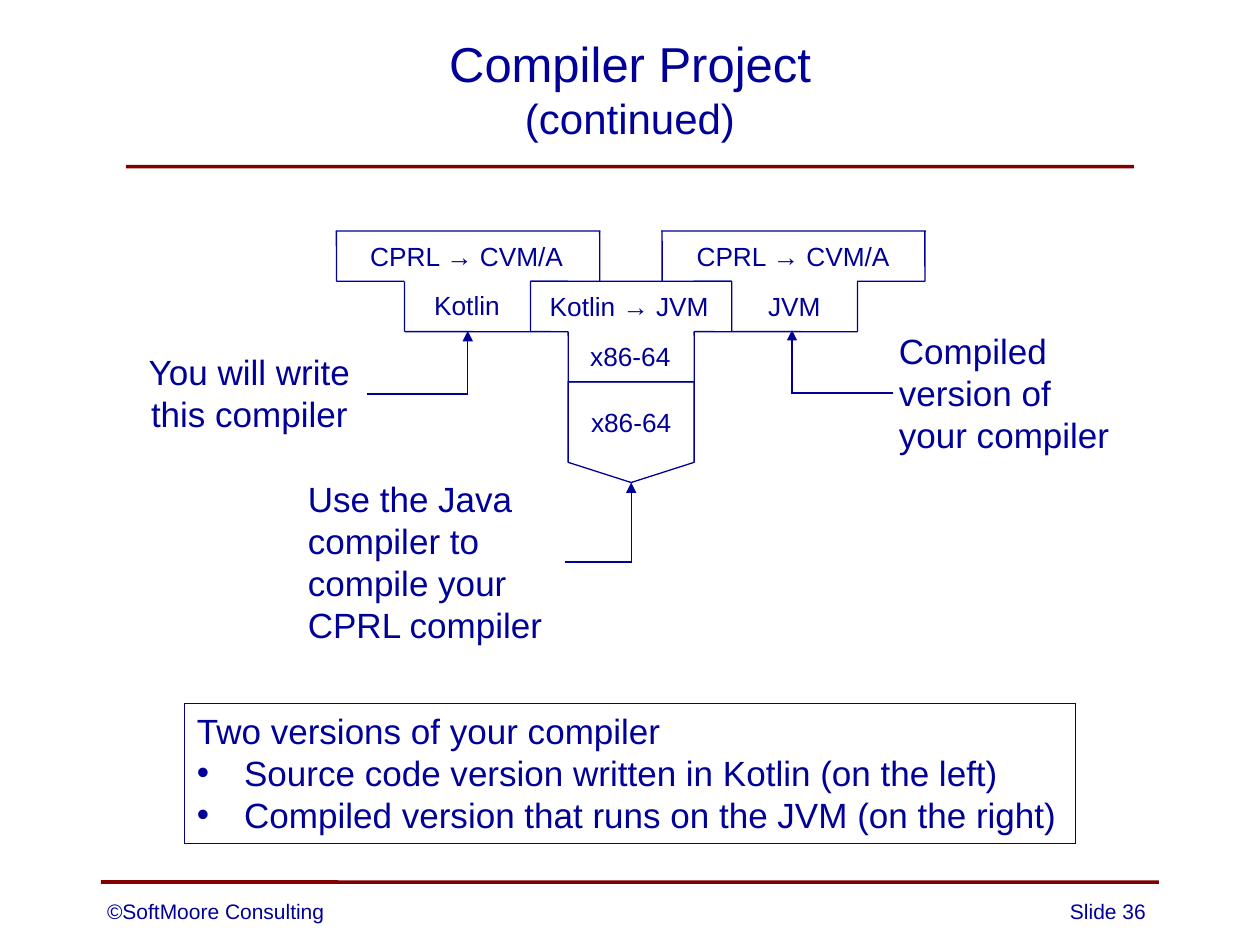
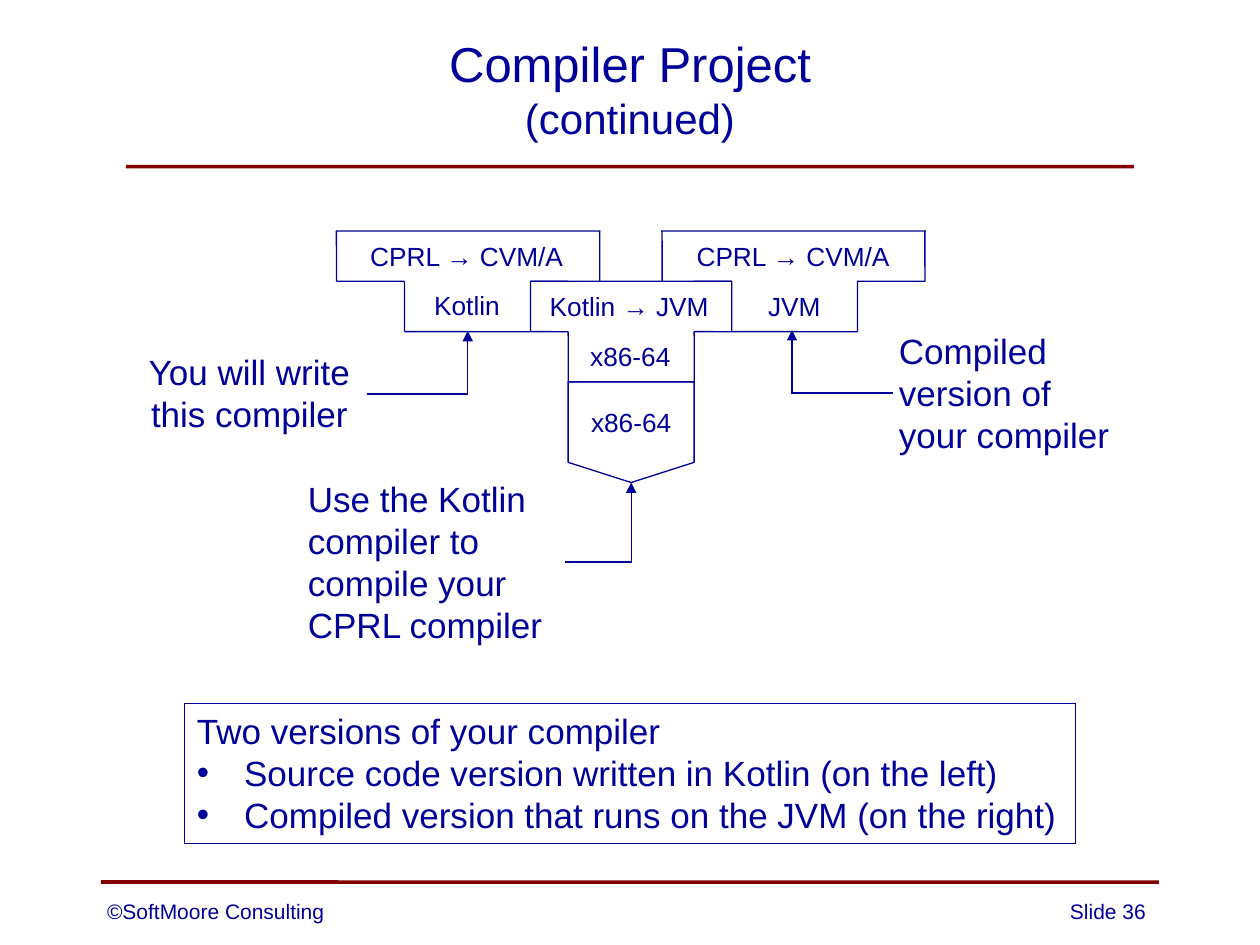
Before and after one commit to SoftMoore/CPRL-Kt-2nd, a slide deck: slide 36 of PowerPoints/01 - Overview of Compilers.pptx. Drawn at 1260x945 pixels with LibreOffice and Linux fonts; fonts in the diff are those of the drawing. Boxes give left, top, right and bottom in pixels: in the first picture for what was removed or moved away, otherwise in the second. Text is boxed around its words. In the diff, an @@ line names an element or a change of style, - is before the commit and + after.

Commit message:
updated one PowerPoint slide

```diff
--- a/PowerPoints/01 - Overview of Compilers.pptx
+++ b/PowerPoints/01 - Overview of Compilers.pptx
@@ text at bbox=[308, 486, 526, 513]: text changed @@
-Use the Java
+Use the Kotlin
```
